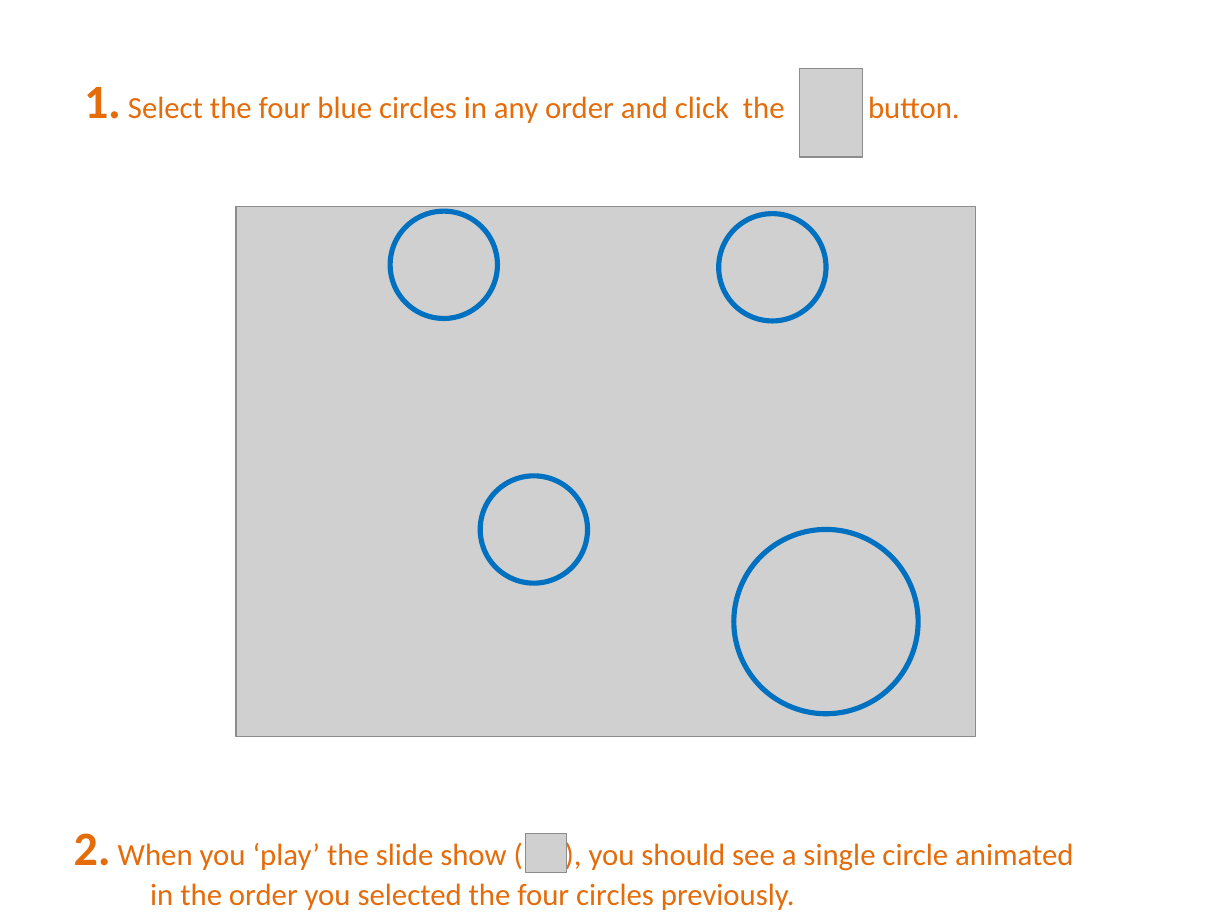
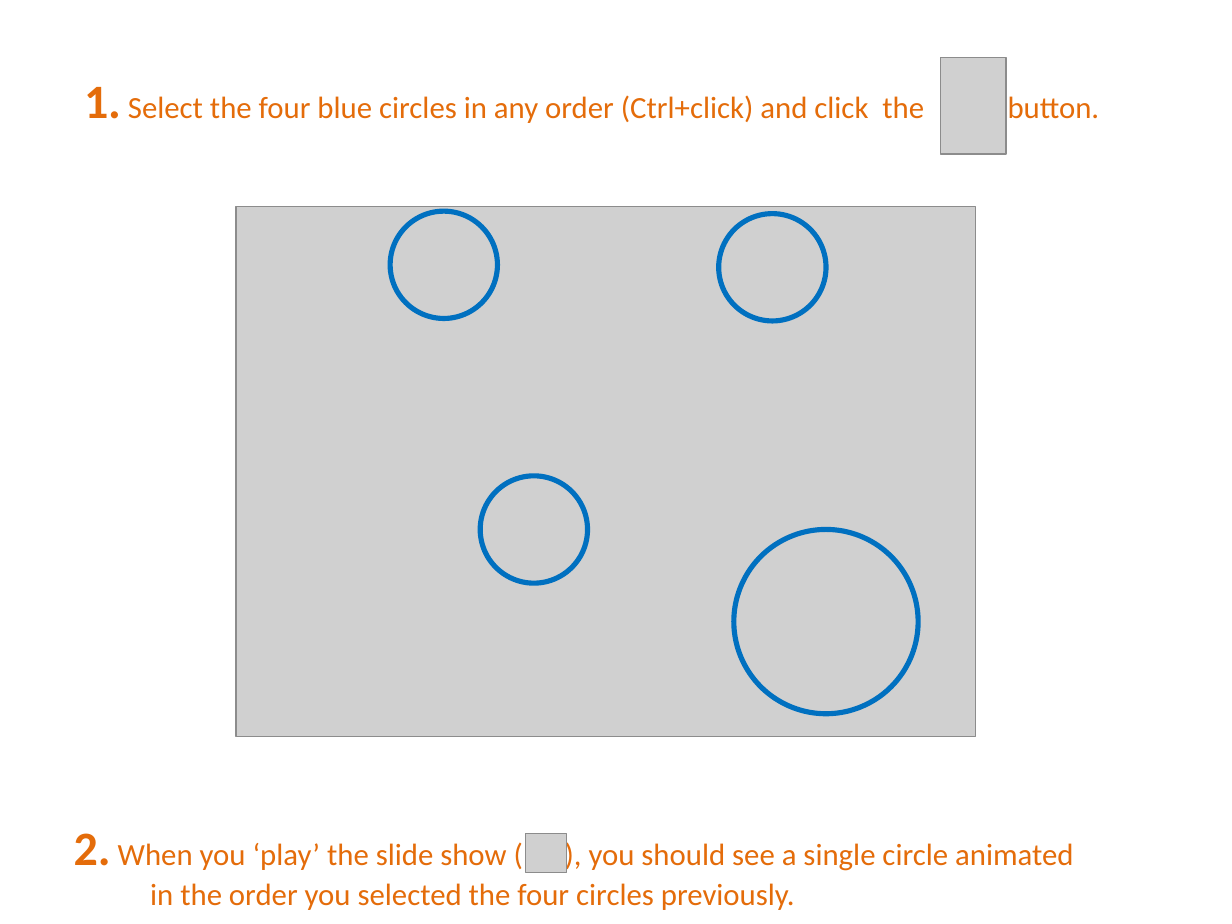
Before and after one commit to PowerPointLabs/PowerPointLabs-Website, a slide deck: slide 16 of samples/tutorial.pptx (slide 12 before the commit). Drawn at 1232x924 pixels with LibreOffice and Linux fonts; fonts in the diff are those of the drawing; grey boxes stand for pictures. Boxes give left, top, right and bottom in pixels: in the first picture for what was removed or moved away, otherwise in the second. Text is boxed around its words. In the diff, an @@ line names an element or a change of style, - is before the commit and + after.

```diff
--- a/samples/tutorial.pptx
+++ b/samples/tutorial.pptx
@@ picture added at (941,58,1007,154) @@
@@ text at (84,87,1100,123): text changed @@
-1. Select the four blue circles in any order and click the button.
+1. Select the four blue circles in any order (Ctrl+click) and click the button.
@@ picture removed at (800,69,862,158) @@
```
Also in this commit, not shown: 16 other slides changed, 10 slides added.
